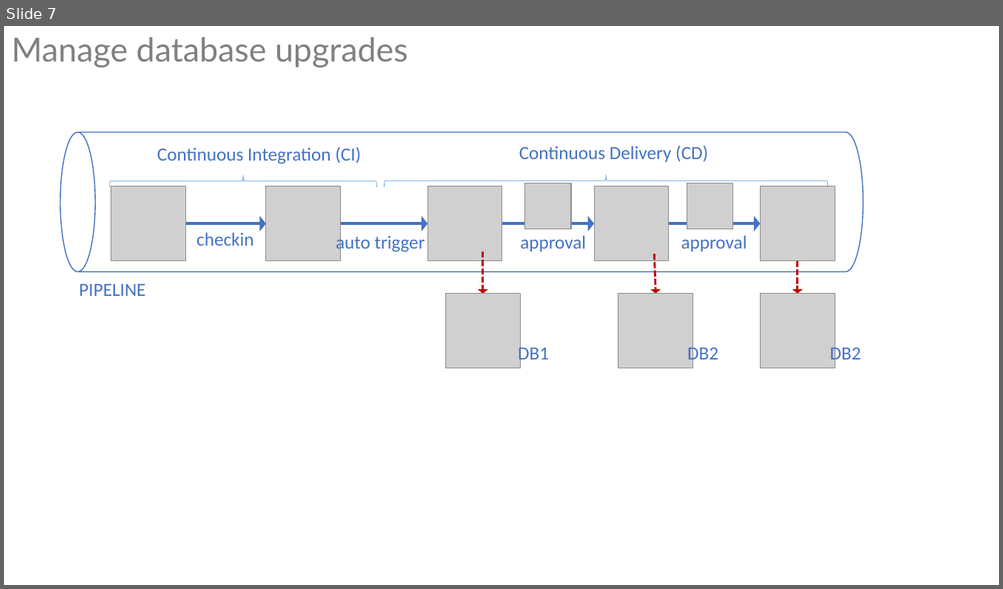
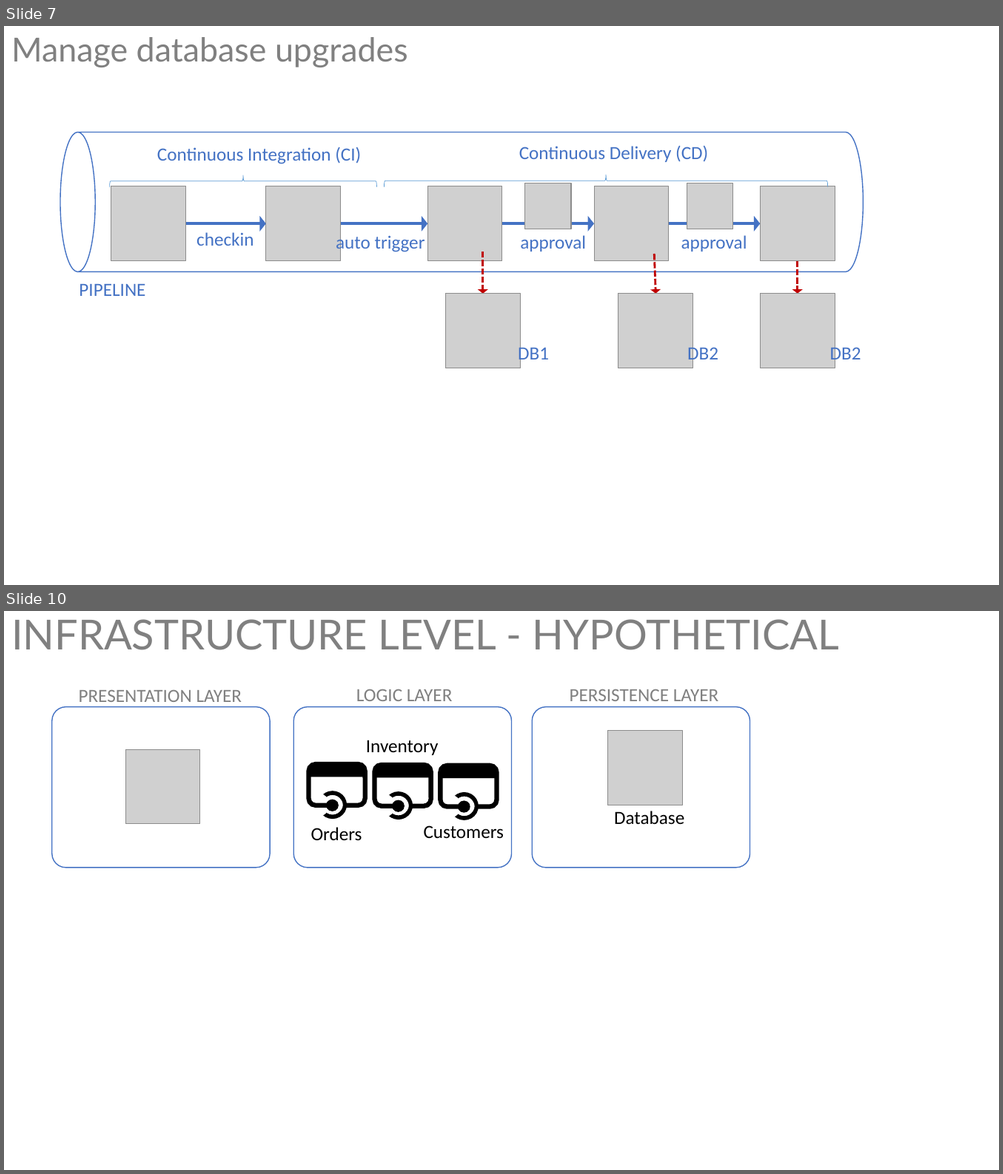
Before and after one commit to ALM-Rangers/Guidance, a slide deck: src/DevOps/Illustrations.pptx. Shown one above the other, each under a label of ours: slide 7 before the commit, slides 7 and 10 after it; the slides between them are not shown. The pictures are 1003x589 and 1003x1174 pixels, drawn with LibreOffice and Linux fonts; fonts in the diff are those of the drawing; grey boxes stand for pictures. Boxes give left, top, right and bottom in pixels: in the first picture for what was removed or moved away, otherwise in the second. Text is boxed around its words. In the diff, an @@ line names an element or a change of style, - is before the commit and + after.

Commit message:
Add images for "rings"

```diff
--- a/src/DevOps/Illustrations.pptx
+++ b/src/DevOps/Illustrations.pptx
@@ slide 10 added at <box>4,611,999,1170</box>, background #FFFFFF @@
@@ title added at <box>11,619,839,650</box>, 40 pt, text #808080 @@
+INFRASTRUCTURE LEVEL - HYPOTHETICAL
@@ text added at <box>79,689,242,702</box>, 18 pt, text #808080 @@
+PRESENTATION LAYER
@@ text added at <box>356,689,452,701</box>, 18 pt, text #808080 @@
+LOGIC LAYER
@@ text added at <box>569,689,719,701</box>, 18 pt, text #808080 @@
+PERSISTENCE LAYER
@@ rounded rectangle added at <box>52,707,270,869</box>, fill #FFFFFF, outline #4472C4 1 pt @@
@@ rounded rectangle added at <box>293,707,512,869</box>, fill #FFFFFF, outline #4472C4 1 pt @@
@@ rounded rectangle added at <box>532,707,750,869</box>, fill #FFFFFF, outline #4472C4 1 pt @@
@@ text added at <box>366,740,438,755</box>, 18 pt, text #000000 @@
+Inventory
@@ picture added at <box>608,731,683,806</box> @@
@@ picture added at <box>125,750,200,824</box> @@
@@ group added at <box>304,764,365,817</box>: 4 ellipses, 1 rounded rectangle, 1 rectangle @@
@@ group added at <box>371,765,432,817</box>: 4 ellipses, 1 rounded rectangle, 1 rectangle @@
@@ group added at <box>437,766,497,818</box>: 4 ellipses, 1 rounded rectangle, 1 rectangle @@
@@ text added at <box>311,827,362,841</box>, 18 pt, text #000000 @@
+Orders
@@ text added at <box>424,826,504,839</box>, 18 pt, text #000000 @@
+Customers
@@ text added at <box>614,811,684,825</box>, 18 pt, text #000000 @@
+Database
```
Also in this commit, not shown: 3 other slides added.
